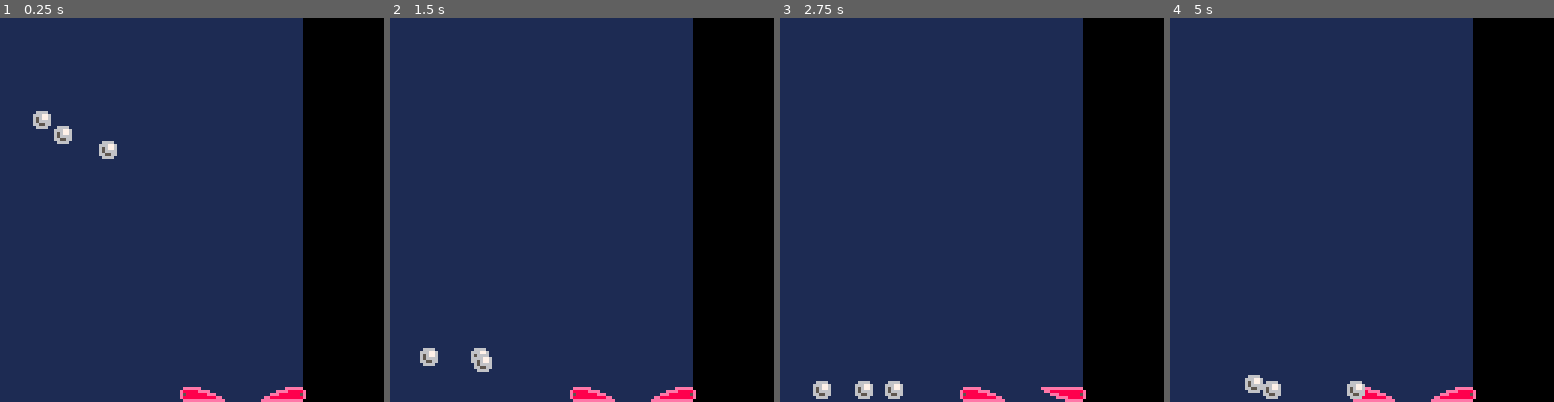
Above: before the commit, frames 1-4 (left to right).
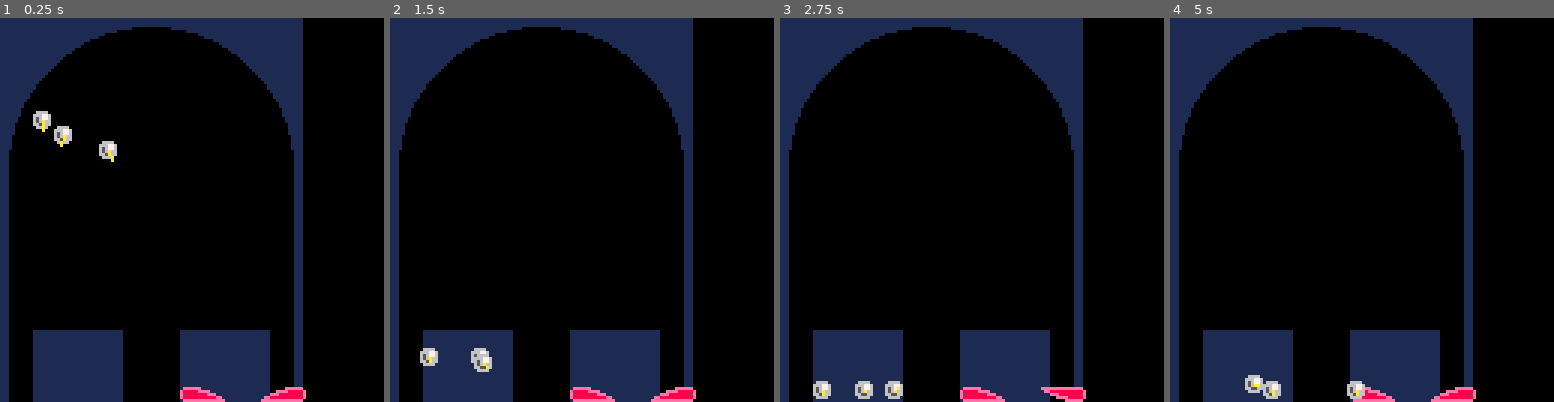
Above: after the commit, the same moments.

Repository: mpclemens/pico-8
Game: PICO-8 cartridge pinphys/pinphys.p8
Two runs of this game, one before a commit and one after it. Both use one fixed random seed, a clock stepped at 60 frames per second and the inputs below.
Inputs:
- Up to frame 1 (0.25 s): no input
- Up to frame 2 (1.5 s): tap X (X key) at 0.33, 1.07 s
- Up to frame 3 (2.75 s): hold Right 1.6-2.1 s; tap X (X key) at 1.85 s; hold Right from 2.47 s (still down)
- Up to frame 4 (5 s): tap X (X key) at 2.97, 4.08 s; release Right at 3.03 s; hold Left 3.08-3.58 s; hold Right 4.02-4.68 s

The runs differ from the first frame. In frame 1, 57% of the frame differs, in the area x 2-77%, y 2-100%; in frame 2, 58%; in frame 3, 58%; in frame 4, 58%.

Commit message:
WIP: dropped files in wrong place, derp

Diff:
--- a/pinphys.lua
+++ /dev/null
@@ -1,145 +0,0 @@
-
--- GAMES
-
-function new_g()
-  -- set up a new game with all its components, and sizing to draw
-  local g = {
-    -- render colors and game sizes
-    ["bc"] = 0,
-    ["wc"] = 1,
-    ["x"] = 0,
-    ["y"] = 0,
-    ["w"] = 100,
-    ["h"] = 128,
-    ["ew"] = 3, -- edge width
-    ["lw"] = 8, -- lane width, for inlanes/drains
-    -- members
-    ["bs"] = {}, -- balls
-    ["lfs"] = {}, -- left flippers
-    ["rfs"] = {}, -- right flippers
-  }
-  g["dw"] = g.lw * 1.25 -- drain width
-  return g
-end
-
-function draw_g(g)
-  -- draw the game board and components
-  cls(g.bc)
-  rectfill(g.x, g.y, g.x + g.w, g.y + g.h, g.wc)
-  local r = g.w / 2 - g.ew -- top cutout radius
-
-  circfill(g.x + g.w / 2, g.y + r + g.ew, r, g.bc)
-  rectfill(g.x + g.ew, g.y + r, g.x + g.w - g.ew, g.y + g.h, g.bc) -- bottom hollow
-  -- rectfill(g.x + g.w / 2 - bw, g.y + g.h - p, g.x + g.w / 2 + bw, g.y + g.h, g.bc) -- drain
-  -- rectfill(g.x + p, g.y + g.h - p, g.x + p + bw, g.y + g.h, g.bc) -- l outlane
-
-  rectfill(g.x + g.ew + g.lw, g.y + g.h - 3 * g.lw, g.x + g.w / 2 - g.dw, g.y + g.h, g.wc) -- l inlane
-  rectfill(g.x + g.w - g.ew - g.lw, g.y + g.h - 3 * g.lw, g.x + g.w / 2 + g.dw, g.y + g.h, g.wc) -- r inlane
-
-
-  -- spr(17, g.x + g.w / 2 - bw * 4, g.y + g.h - p - bw - 16, 2, 2)-- l slingshot
-  -- rectfill(g.x + g.w - p, g.y + g.h - p, g.x + g.w - p - bw, g.y + g.h, g.bc) -- r outlane
-  -- r slingshot
-
-
-  for f in all(g.lfs) do
-    draw_f(f)
-  end
-
-  for f in all(g.rfs) do
-    draw_f(f)
-  end
-
-  for b in all(g.bs) do
-    draw_b(b)
-  end
-end
-
-function update_g(g)
-
-  -- update ball positions
-  for b in all(g.bs) do
-    move_b(b)
-  end
-
-  -- nudge controls
-  if (btnp(5)) then
-    for b in all(g.bs) do
-      nudge(b)
-    end
-  end
-
-  -- flipper controls
-  for f in all(g.lfs) do
-    f.up = btn(0)
-  end
-
-  for f in all(g.rfs) do
-    f.up = btn(1)
-  end
-end
-
--- BALLS
-
-function new_b(x, y, vx, vy)
-  return {
-    ["x"] = x,
-    ["y"] = y,
-    ["vx"] = (vx == nil and 0 or vx),
-    ["vy"] = (vy == nil and 0 or vy),
-    ["spr"] = 1
-  }
-end
-
-function draw_b(b)
-  spr(b.spr, b.x, b.y)
-  line(b.x + 4, b.y + 4, b.x + 4 + b.vx, b.y + 4 + b.vy, 10) -- xxx collision line
-end
-
-function move_b(b)
-  if b.x + b.vx < 0 + 7 or
-  b.x + b.vx > 128 - 7
-  then
-    -- bounce on side!
-    b.vx = b.vx * - 1
-    sfx(1)
-  else
-    b.x = b.x + b.vx
-  end
-
-  -- move ball up/down
-  if b.y + b.vy < 0 + 7 or b.y + b.vy > 128 - 7
-  then
-    -- bounce on floor/ceiling
-    b.vy = b.vy * - 0.9
-  else
-    b.y = b.y + b.vy
-  end
-
-  -- friction!
-  b.vx = b.vx * 0.97
-  b.vy = b.vy * 0.97
-
-  -- gravity!
-  b.vy = b.vy + 0.2
-end
-
-function nudge(b)
-  b.vx = b.vx + rnd(2) - 1
-  b.vy = b.vy + rnd(6) - 3
-  -- xxx nudge cooldown
-end
-
--- FLIPPERS
-
-function new_lf(x, y)
-  return {["x"] = x, ["y"] = y, ["up"] = false, ["spr"] = {2, 6}}
-end
-
-function new_rf(x, y)
-  return {["x"] = x, ["y"] = y, ["up"] = false, ["spr"] = {4, 8}}
-end
-
-function draw_f(f)
-  spr((f.up and f.spr[2] or f.spr[1]), f.x, f.y, 2, 1)
-end
--- a/pinphys.p8
+++ /dev/null
@@ -1,55 +0,0 @@
-pico-8 cartridge // http://www.pico-8.com
-version 18
-__lua__
-
-#include pinphys.lua
-
-
-function _init()
-  g = new_g()
-  g.bs = {
-    new_b(10,10),
-    new_b(20,20,1),
-    new_b(30,15,-1)
-  }
-  g.lfs = {
-    new_lf(60,120),
-  }
-  g.rfs = {
-    new_rf(86,120)
-  }
-end
-
-function _draw()
-  draw_g(g)
-end
-
-function _update60()
-  update_g(g)
-end
-…(26 lines of a section not shown)…
--- a/pinphys/pinphys.lua
+++ b/pinphys/pinphys.lua
@@ -3,7 +3,7 @@
 
 function new_g()
   -- set up a new game with all its components, and sizing to draw
-  return {
+  local g = {
     -- render colors and game sizes
     ["bc"] = 0,
     ["wc"] = 1,
@@ -11,17 +11,36 @@
     ["y"] = 0,
     ["w"] = 100,
     ["h"] = 128,
+    ["ew"] = 3, -- edge width
+    ["lw"] = 8, -- lane width, for inlanes/drains
     -- members
     ["bs"] = {}, -- balls
     ["lfs"] = {}, -- left flippers
     ["rfs"] = {}, -- right flippers
   }
+  g["dw"] = g.lw * 1.25 -- drain width
+  return g
 end
 
 function draw_g(g)
   -- draw the game board and components
   cls(g.bc)
   rectfill(g.x, g.y, g.x + g.w, g.y + g.h, g.wc)
+  local r = g.w / 2 - g.ew -- top cutout radius
+
+  circfill(g.x + g.w / 2, g.y + r + g.ew, r, g.bc)
+  rectfill(g.x + g.ew, g.y + r, g.x + g.w - g.ew, g.y + g.h, g.bc) -- bottom hollow
+  -- rectfill(g.x + g.w / 2 - bw, g.y + g.h - p, g.x + g.w / 2 + bw, g.y + g.h, g.bc) -- drain
+  -- rectfill(g.x + p, g.y + g.h - p, g.x + p + bw, g.y + g.h, g.bc) -- l outlane
+
+  rectfill(g.x + g.ew + g.lw, g.y + g.h - 3 * g.lw, g.x + g.w / 2 - g.dw, g.y + g.h, g.wc) -- l inlane
+  rectfill(g.x + g.w - g.ew - g.lw, g.y + g.h - 3 * g.lw, g.x + g.w / 2 + g.dw, g.y + g.h, g.wc) -- r inlane
+
+
+  -- spr(17, g.x + g.w / 2 - bw * 4, g.y + g.h - p - bw - 16, 2, 2)-- l slingshot
+  -- rectfill(g.x + g.w - p, g.y + g.h - p, g.x + g.w - p - bw, g.y + g.h, g.bc) -- r outlane
+  -- r slingshot
+
 
   for f in all(g.lfs) do
     draw_f(f)
@@ -74,6 +93,7 @@
 
 function draw_b(b)
   spr(b.spr, b.x, b.y)
+  line(b.x + 4, b.y + 4, b.x + 4 + b.vx, b.y + 4 + b.vy, 10) -- xxx collision line
 end
 
 function move_b(b)
--- a/pinphys/pinphys.p8
+++ b/pinphys/pinphys.p8
@@ -37,3 +37,19 @@
 0000000006655660e58888888eee00000000eee88888885ee58888888eee00000000eee88888885e000000000000000000000000000000000000000000000000
 0000000000666600e88888888888ee0000ee88888888888ee88888eeee000000000000eeee88888e000000000000000000000000000000000000000000000000
 00000000000000000eeeeeeeeeeeeee00eeeeeeeeeeeeee00eeeeee000000000000000000eeeeee0000000000000000000000000000000000000000000000000
+00000000011000000000000000000000000000110000000000000000000000000000000000000000000000000000000000000000000000000000000000000000
+00000000011a0000000000000000000000000a110000000000000000000000000000000000000000000000000000000000000000000000000000000000000000
+000000000151a00000000000000000000000a1510000000000000000000000000000000000000000000000000000000000000000000000000000000000000000
+0000000001551a000000000000000000000a15510000000000000000000000000000000000000000000000000000000000000000000000000000000000000000
+00000000015551a0000000000000000000a155510000000000000000000000000000000000000000000000000000000000000000000000000000000000000000
+000000000155551a00000000000000000a1555510000000000000000000000000000000000000000000000000000000000000000000000000000000000000000
+0000000001555551a000000000000000a15555510000000000000000000000000000000000000000000000000000000000000000000000000000000000000000
+00000000015555551a0000000000000a155555510000000000000000000000000000000000000000000000000000000000000000000000000000000000000000
+000000000155555551a00000000000a1555555510000000000000000000000000000000000000000000000000000000000000000000000000000000000000000
+0000000001555555551a000000000a15555555510000000000000000000000000000000000000000000000000000000000000000000000000000000000000000
+00000000015555555551a0000000a155555555510000000000000000000000000000000000000000000000000000000000000000000000000000000000000000
+000000000155555555551a00000a1555555555510000000000000000000000000000000000000000000000000000000000000000000000000000000000000000
+0000000001555555555551a000a15555555555510000000000000000000000000000000000000000000000000000000000000000000000000000000000000000
+00000000015555555555551a0a155555555555510000000000000000000000000000000000000000000000000000000000000000000000000000000000000000
+00000000015555555555555101555555555555510000000000000000000000000000000000000000000000000000000000000000000000000000000000000000
+00000000011111111111111101111111111111110000000000000000000000000000000000000000000000000000000000000000000000000000000000000000
Not shown, changed: 25 lines of the sprite sheet (__gfx__) section of pinphys.p8
Not shown, changed: README.md
